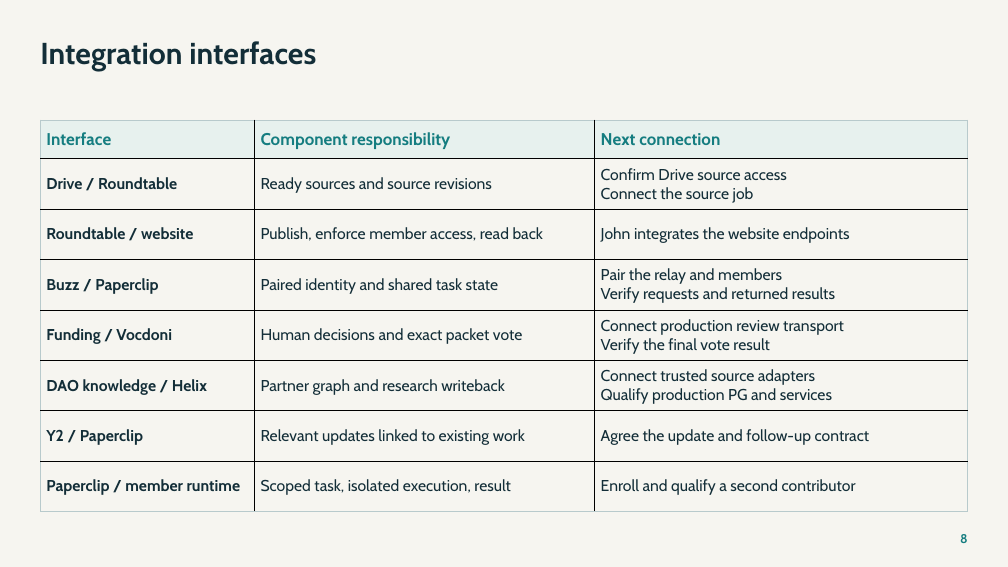
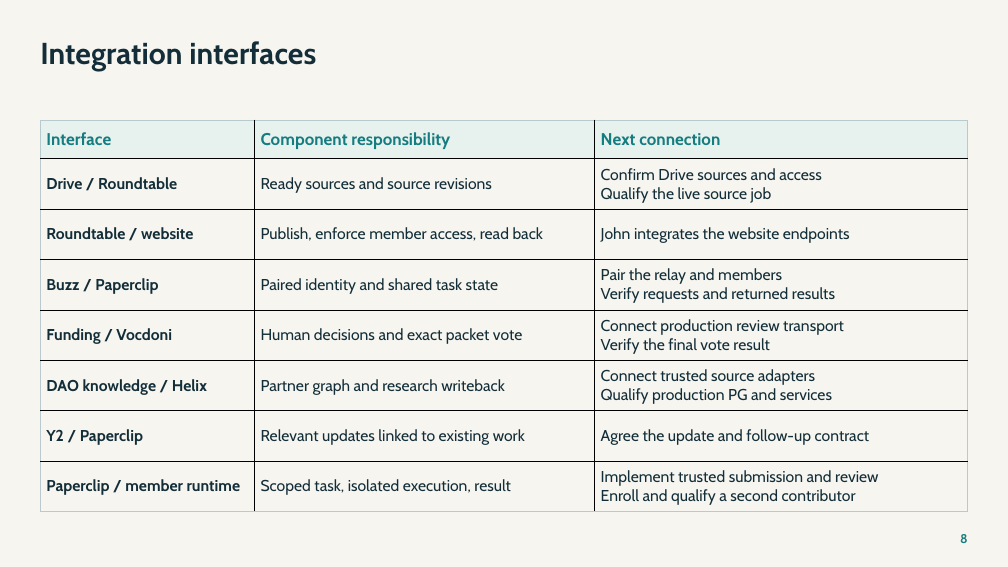
Before and after one commit to NetRxn/Inertia, a slide deck: slide 8 of Inertia-Architecture.pptx. Drawn at 1008x567 pixels with LibreOffice and Linux fonts; fonts in the diff are those of the drawing. Boxes give left, top, right and bottom in pixels: in the first picture for what was removed or moved away, otherwise in the second. Text is boxed around its words. In the diff, an @@ line names an element or a change of style, - is before the commit and + after.

```diff
--- a/Inertia-Architecture.pptx
+++ b/Inertia-Architecture.pptx
@@ table at [41,120,967,512] @@
-row 2, column 3: Confirm Drive source access / Connect the source job
+row 2, column 3: Confirm Drive sources and access / Qualify the live source job
-row 8, column 3: Enroll and qualify a second contributor
+row 8, column 3: Implement trusted submission and review / Enroll and qualify a second contributor
```
Also in this commit, not shown: 3 other slides changed, 24 other files.
